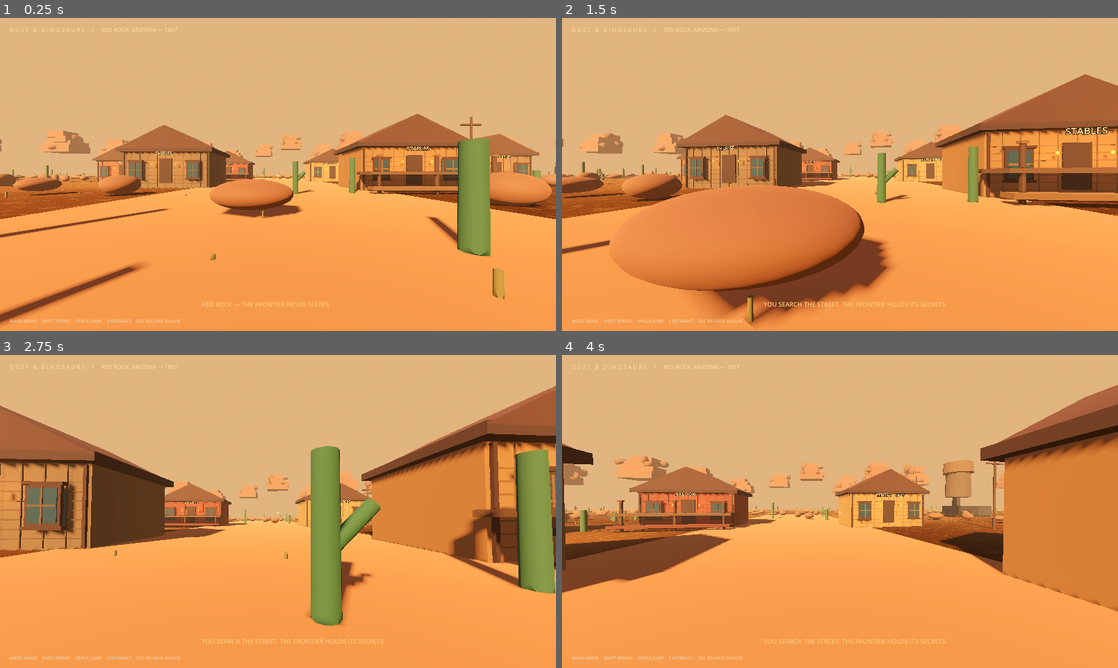
Above: before the commit, frames 1-4 (two rows, left to right).
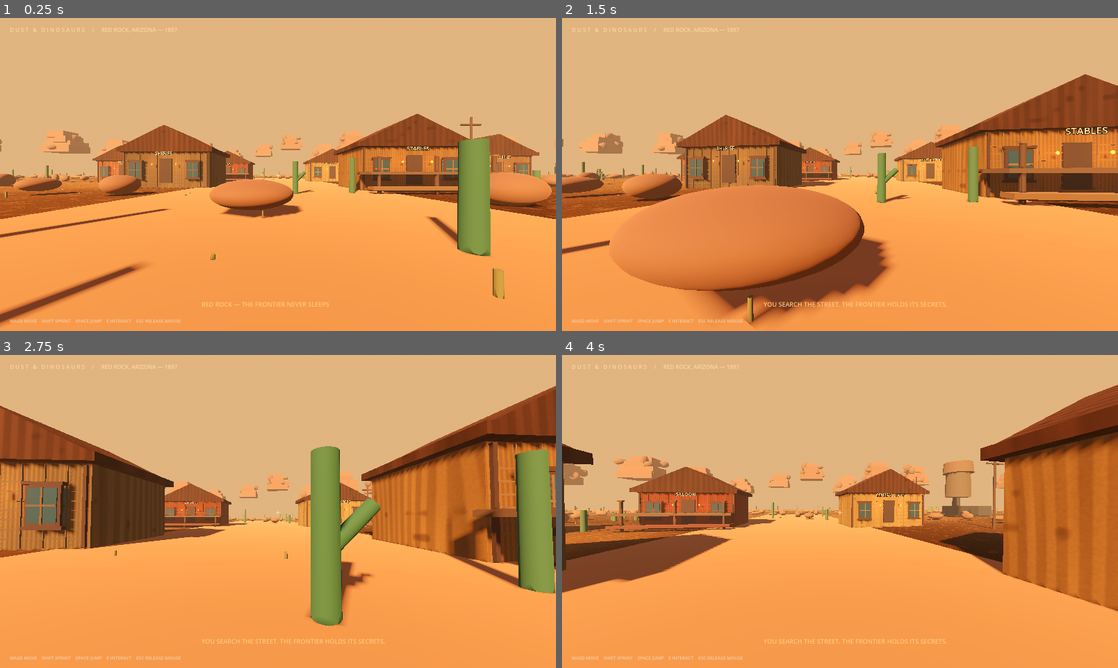
Above: after the commit, the same moments.

Repository: langermkyt-create/DUST-DINOSAURS
Game: Godot game, scene res://scenes/main.tscn
Two runs of this game, one before a commit and one after it. Both use one fixed random seed, a clock stepped at 60 frames per second and the inputs below.
Inputs (mouse positions are in pixels of both pictures, inside the frame that each line leads up to):
- Up to frame 1 (0.25 s): no input
- Up to frame 2 (1.5 s): tap Enter at 0.5 s; move the mouse to (867, 174) at 0.52 s; hold W from 0.53 s (still down); tap E at 0.6 s; tap Space at 0.77 s; move the mouse to (812, 174) at 1.27 s; tap Shift at 1.35 s
- Up to frame 3 (2.75 s): keep holding W; tap Space at 1.52 s; move the mouse to (289, 505) at 2.02 s; tap E at 2.1 s
- Up to frame 4 (4 s): keep holding W; move the mouse to (834, 517) at 2.77 s; tap Shift at 2.85 s; tap Space at 3.02, 3.77 s; move the mouse to (878, 514) at 3.52 s; tap E at 3.6 s

The runs differ from the first frame. In frame 1, 3.2% of the frame differs, in the area x 16-97%, y 30-56%; in frame 2, 5.8%; in frame 3, 7.9%, in the area x 0-100%, y 9-67%; in frame 4, 7.8%.

Commit message:
Add procedural weathered wood surfaces to frontier buildings

Diff:
--- a/scripts/world.gd
+++ b/scripts/world.gd
@@ -263,15 +263,64 @@
 		for x in [46.8, 51.2]:
 			var wheel := _cylinder(self, Vector3(x, 0.9, z), 0.9, 0.38, Color(0.07, 0.07, 0.07), 16)
 			wheel.rotation.x = PI / 2
+func _weathered_wood_material(base: Color, roof := false) -> ShaderMaterial:
+	var shader := Shader.new()
+	shader.code = """
+shader_type spatial;
+render_mode diffuse_burley, specular_schlick_ggx;
+uniform vec4 tint : source_color = vec4(0.32, 0.17, 0.09, 1.0);
+uniform float grain_scale = 5.0;
+varying vec3 world_pos;
+float hash31(vec3 p) {
+	p = fract(p * 0.1031);
+	p += dot(p, p.yxz + 33.33);
+	return fract((p.x + p.y) * p.z);
+}
+float noise3(vec3 p) {
+	vec3 i = floor(p), f = fract(p);
+	f = f*f*(3.0-2.0*f);
+	return mix(mix(mix(hash31(i),hash31(i+vec3(1,0,0)),f.x),
+		mix(hash31(i+vec3(0,1,0)),hash31(i+vec3(1,1,0)),f.x),f.y),
+		mix(mix(hash31(i+vec3(0,0,1)),hash31(i+vec3(1,0,1)),f.x),
+		mix(hash31(i+vec3(0,1,1)),hash31(i+vec3(1,1,1)),f.x),f.y),f.z);
+}
+void vertex() {
+	world_pos = (MODEL_MATRIX * vec4(VERTEX, 1.0)).xyz;
+}
+void fragment() {
+	float broad = noise3(world_pos * vec3(0.24, 0.07, 0.24));
+	float fine = noise3(world_pos * vec3(3.2, 0.32, 3.2));
+	float fibers = sin((world_pos.x + world_pos.z * 0.31 + broad * 0.8) * grain_scale * 6.28318);
+	float grain = smoothstep(0.28, 0.82, fibers * 0.5 + 0.5);
+	float knots = smoothstep(0.76, 0.96, noise3(world_pos * 1.7 + vec3(4.2, 0.0, 8.1)));
+	float pores = noise3(world_pos * 18.0);
+	vec3 color = mix(tint.rgb * 0.48, tint.rgb * (1.0 + grain * 0.22), 0.42 + broad * 0.38);
+	color = mix(color, tint.rgb * 0.34, knots * 0.42);
+	color *= 0.88 + fine * 0.18 + pores * 0.055;
+	float bleach = smoothstep(0.48, 0.92, noise3(world_pos * 0.42 + vec3(13.0))) * 0.6;
+	color = mix(color, color * vec3(1.24, 1.12, 0.88), bleach * 0.22);
+	ALBEDO = color;
+	ROUGHNESS = 0.78 + pores * 0.18;
+	SPECULAR = 0.18;
+}
+"""
+	var material := ShaderMaterial.new()
+	material.shader = shader
+	material.set_shader_parameter("tint", base)
+	material.set_shader_parameter("grain_scale", 1.8 if roof else 5.0)
+	return material
+
 func _build_building(pos: Vector3, sign_text: String, wall: Color, porch: bool) -> void:
 	var root := Node3D.new()
 	root.position = pos
 	add_child(root)
-	_box(root, Vector3(0, 2.1, 0), Vector3(10, 4.2, 7), wall)
-	_box(root, Vector3(0, 4.45, 0), Vector3(11, 0.45, 8), Color(0.19, 0.12, 0.1))
+	var wall_surface := _weathered_wood_material(wall)
+	var roof_surface := _weathered_wood_material(Color(0.24, 0.14, 0.11), true)
+	_box(root, Vector3(0, 2.1, 0), Vector3(10, 4.2, 7), wall_surface)
+	_box(root, Vector3(0, 4.45, 0), Vector3(11, 0.45, 8), roof_surface)
 	var roof := PrismMesh.new()
 	roof.size = Vector3(11, 2.7, 8)
-	_mesh(root, roof, _material(Color(0.24, 0.14, 0.11)), Vector3(0, 5.9, 0))
+	_mesh(root, roof, roof_surface, Vector3(0, 5.9, 0))
 	_box(root, Vector3(0, 2.0, 3.57), Vector3(1.45, 2.8, 0.16), Color(0.16, 0.1, 0.07))
 	for x in [-3.3, 3.3]:
 		_box(root, Vector3(x, 2.1, 3.66), Vector3(1.25, 1.7, 0.18), Color(0.16, 0.29, 0.34))
